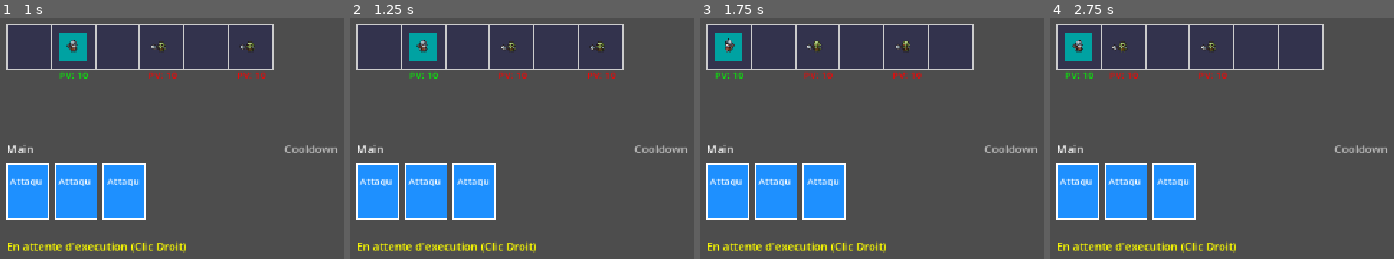
Above: before the commit, frames 1-4 (left to right).
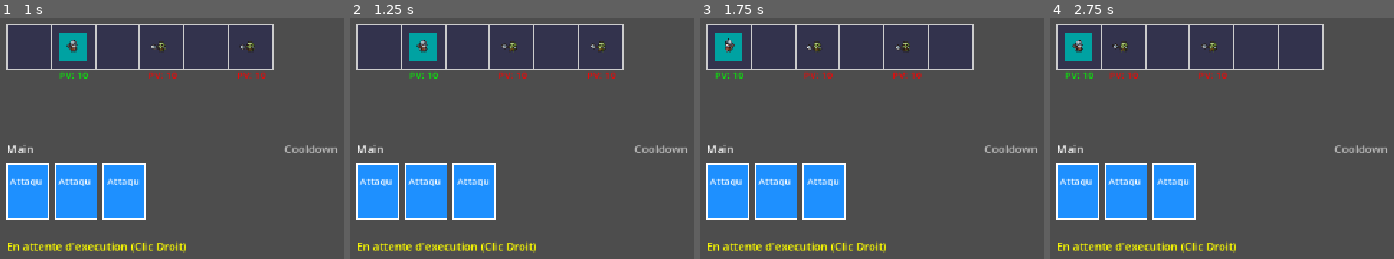
Above: after the commit, the same moments.

Repository: NiorsHaz/GMJ-Instase-2026
Game: Godot game, scene res://Scene/level_test.tscn
The game is run twice, just before and just after one commit, with the same random seed, the same clock (stepped at 60 frames per second) and the same inputs.
Inputs (mouse positions are in pixels of both pictures, inside the frame that each line leads up to):
- Up to frame 1 (1 s): tap Enter (ui_accept) at 0.5, 0.77 s; move the mouse to (outside the picture) at 0.52 s; hold Right (ui_right) from 0.53 s (still down); tap E at 0.6 s; click (outside the picture) at 0.67 s
- Up to frame 2 (1.25 s): keep holding Right (ui_right)
- Up to frame 3 (1.75 s): move the mouse to (875, 133) at 1.27 s; release Right (ui_right) at 1.28 s; hold Left (ui_left) from 1.28 s (still down); tap E at 1.35 s; tap Enter (ui_accept) at 1.52 s
- Up to frame 4 (2.75 s): tap Enter (ui_accept) at 2 s; move the mouse to (outside the picture) at 2.02 s; release Left (ui_left) at 2.03 s; hold Right (ui_right) from 2.03 s (still down); tap E at 2.1 s

Frame 1 is identical in both runs. In frame 2, 0.2% of the frame differs, in the area x 43-75%, y 9-14%; in frame 3, 0.1%; in frame 4, 0.2%.

Commit message:
add animation

Diff:
--- a/Resource/Data/Enemy/orc.tres
+++ b/Resource/Data/Enemy/orc.tres
@@ -1,7 +1,41 @@
 [gd_resource type="Resource" script_class="EnemyStats" format=3 uid="uid://bvy3sc4i7nepb"]
 
 [ext_resource type="Script" uid="uid://cn10uboxkse7u" path="res://Scripts/Classes/enemy_stats.gd" id="1_1hl1p"]
+[ext_resource type="Texture2D" uid="uid://dtmr08ggl6va8" path="res://Resource/Tiny RPG Character Asset Pack v1.03 -Free Soldier&Orc/Characters(100x100)/Orc/Orc/Orc-Death.png" id="1_fvh6v"]
 [ext_resource type="Texture2D" uid="uid://5s4qhutk68r0" path="res://Resource/Tiny RPG Character Asset Pack v1.03 -Free Soldier&Orc/Characters(100x100)/Orc/Orc/Orc-Idle.png" id="1_sgimr"]
+[ext_resource type="Texture2D" uid="uid://c3s3tsecabgb" path="res://Resource/Tiny RPG Character Asset Pack v1.03 -Free Soldier&Orc/Characters(100x100)/Orc/Orc/Orc-Hurt.png" id="2_f33eb"]
+
+[sub_resource type="AtlasTexture" id="AtlasTexture_35fn1"]
+atlas = ExtResource("1_fvh6v")
+region = Rect2(0, 0, 100, 100)
+
+[sub_resource type="AtlasTexture" id="AtlasTexture_t46el"]
+atlas = ExtResource("1_fvh6v")
+region = Rect2(100, 0, 100, 100)
+
+[sub_resource type="AtlasTexture" id="AtlasTexture_t7rla"]
+atlas = ExtResource("1_fvh6v")
+region = Rect2(200, 0, 100, 100)
+
+[sub_resource type="AtlasTexture" id="AtlasTexture_47qt1"]
+atlas = ExtResource("1_fvh6v")
+region = Rect2(300, 0, 100, 100)
+
+[sub_resource type="AtlasTexture" id="AtlasTexture_d5a1m"]
+atlas = ExtResource("2_f33eb")
+region = Rect2(0, 0, 100, 100)
+
+[sub_resource type="AtlasTexture" id="AtlasTexture_1x6dh"]
+atlas = ExtResource("2_f33eb")
+region = Rect2(100, 0, 100, 100)
+
+[sub_resource type="AtlasTexture" id="AtlasTexture_0khs0"]
+atlas = ExtResource("2_f33eb")
+region = Rect2(200, 0, 100, 100)
+
+[sub_resource type="AtlasTexture" id="AtlasTexture_0eofa"]
+atlas = ExtResource("2_f33eb")
+region = Rect2(300, 0, 100, 100)
 
 [sub_resource type="AtlasTexture" id="AtlasTexture_m4mka"]
 atlas = ExtResource("1_sgimr")
@@ -27,8 +61,46 @@
 atlas = ExtResource("1_sgimr")
 region = Rect2(500, 0, 100, 100)
 
+[sub_resource type="AtlasTexture" id="AtlasTexture_l55gn"]
+atlas = ExtResource("2_f33eb")
+region = Rect2(0, 0, 100, 100)
+
 [sub_resource type="SpriteFrames" id="SpriteFrames_r5p1p"]
 animations = [{
+"frames": [{
+"duration": 1.0,
+"texture": SubResource("AtlasTexture_35fn1")
+}, {
+"duration": 1.0,
+"texture": SubResource("AtlasTexture_t46el")
+}, {
+"duration": 1.0,
+"texture": SubResource("AtlasTexture_t7rla")
+}, {
+"duration": 1.0,
+"texture": SubResource("AtlasTexture_47qt1")
+}],
+"loop": 0,
+"name": &"die",
+"speed": 5.0
+}, {
+"frames": [{
+"duration": 1.0,
+"texture": SubResource("AtlasTexture_d5a1m")
+}, {
+"duration": 1.0,
+"texture": SubResource("AtlasTexture_1x6dh")
+}, {
+"duration": 1.0,
+"texture": SubResource("AtlasTexture_0khs0")
+}, {
+"duration": 1.0,
+"texture": SubResource("AtlasTexture_0eofa")
+}],
+"loop": 0,
+"name": &"hurt",
+"speed": 5.0
+}, {
 "frames": [{
 "duration": 1.0,
 "texture": SubResource("AtlasTexture_m4mka")
@@ -47,6 +119,9 @@
 }, {
 "duration": 1.0,
 "texture": SubResource("AtlasTexture_hfxvy")
+}, {
+"duration": 1.0,
+"texture": SubResource("AtlasTexture_l55gn")
 }],
 "loop": 1,
 "name": &"idle",
--- a/Scene/player.tscn
+++ b/Scene/player.tscn
@@ -1,35 +1,69 @@
 [gd_scene format=3 uid="uid://cl3hdih4wx46e"]
 
 [ext_resource type="Script" uid="uid://cafvnwp78flsk" path="res://Scripts/player.gd" id="1_kelma"]
+[ext_resource type="Texture2D" uid="uid://b55g6fxbo5jpq" path="res://Resource/Tiny RPG Character Asset Pack v1.03 -Free Soldier&Orc/Characters(100x100)/Soldier/Soldier/Soldier-Death.png" id="2_r6jsd"]
 [ext_resource type="Texture2D" uid="uid://daift5qhpm7tr" path="res://Resource/Tiny RPG Character Asset Pack v1.03 -Free Soldier&Orc/Characters(100x100)/Soldier/Soldier/Soldier-Idle.png" id="2_xa75v"]
 [ext_resource type="Script" uid="uid://b8tu4qv4l0ghw" path="res://Scripts/Classes/books_stats.gd" id="3_ivevv"]
+[ext_resource type="Texture2D" uid="uid://bmne5cj35ruge" path="res://Resource/Tiny RPG Character Asset Pack v1.03 -Free Soldier&Orc/Characters(100x100)/Soldier/Soldier/Soldier-Hurt.png" id="3_p6qlh"]
 [ext_resource type="Script" uid="uid://csq6n5mc7lp8u" path="res://Scripts/Classes/players_stats.gd" id="3_xa75v"]
 
 [sub_resource type="AtlasTexture" id="AtlasTexture_2sw5t"]
+atlas = ExtResource("2_r6jsd")
+region = Rect2(0, 0, 100, 100)
+
+[sub_resource type="AtlasTexture" id="AtlasTexture_ij4jb"]
+atlas = ExtResource("2_r6jsd")
+region = Rect2(100, 0, 100, 100)
+
+[sub_resource type="AtlasTexture" id="AtlasTexture_c68nv"]
+atlas = ExtResource("2_r6jsd")
+region = Rect2(200, 0, 100, 100)
+
+[sub_resource type="AtlasTexture" id="AtlasTexture_c31lq"]
+atlas = ExtResource("2_r6jsd")
+region = Rect2(300, 0, 100, 100)
+
+[sub_resource type="AtlasTexture" id="AtlasTexture_2dof7"]
+atlas = ExtResource("3_p6qlh")
+region = Rect2(0, 0, 100, 100)
+
+[sub_resource type="AtlasTexture" id="AtlasTexture_4ao7i"]
+atlas = ExtResource("3_p6qlh")
+region = Rect2(100, 0, 100, 100)
+
+[sub_resource type="AtlasTexture" id="AtlasTexture_1sypm"]
+atlas = ExtResource("3_p6qlh")
+region = Rect2(200, 0, 100, 100)
+
+[sub_resource type="AtlasTexture" id="AtlasTexture_fn0wv"]
+atlas = ExtResource("3_p6qlh")
+region = Rect2(300, 0, 100, 100)
+
+[sub_resource type="AtlasTexture" id="AtlasTexture_eqmt2"]
 atlas = ExtResource("2_xa75v")
 region = Rect2(0, 0, 100, 100)
 
-[sub_resource type="AtlasTexture" id="AtlasTexture_ij4jb"]
+[sub_resource type="AtlasTexture" id="AtlasTexture_c40dt"]
 atlas = ExtResource("2_xa75v")
 region = Rect2(100, 0, 100, 100)
 
-[sub_resource type="AtlasTexture" id="AtlasTexture_c68nv"]
+[sub_resource type="AtlasTexture" id="AtlasTexture_lgjog"]
 atlas = ExtResource("2_xa75v")
 region = Rect2(200, 0, 100, 100)
 
-[sub_resource type="AtlasTexture" id="AtlasTexture_c31lq"]
+[sub_resource type="AtlasTexture" id="AtlasTexture_lhccw"]
 atlas = ExtResource("2_xa75v")
 region = Rect2(300, 0, 100, 100)
 
-[sub_resource type="AtlasTexture" id="AtlasTexture_2dof7"]
+[sub_resource type="AtlasTexture" id="AtlasTexture_7d6xm"]
 atlas = ExtResource("2_xa75v")
 region = Rect2(400, 0, 100, 100)
 
-[sub_resource type="AtlasTexture" id="AtlasTexture_4ao7i"]
+[sub_resource type="AtlasTexture" id="AtlasTexture_2sr8w"]
 atlas = ExtResource("2_xa75v")
 region = Rect2(500, 0, 100, 100)
 
-[sub_resource type="SpriteFrames" id="SpriteFrames_g6506"]
+[sub_resource type="SpriteFrames" id="SpriteFrames_r6jsd"]
 animations = [{
 "frames": [{
 "duration": 1.0,
@@ -43,12 +77,46 @@
 }, {
 "duration": 1.0,
 "texture": SubResource("AtlasTexture_c31lq")
+}],
+"loop": 0,
+"name": &"die",
+"speed": 5.0
 }, {
+"frames": [{
 "duration": 1.0,
 "texture": SubResource("AtlasTexture_2dof7")
 }, {
 "duration": 1.0,
 "texture": SubResource("AtlasTexture_4ao7i")
+}, {
+"duration": 1.0,
+"texture": SubResource("AtlasTexture_1sypm")
+}, {
+"duration": 1.0,
+"texture": SubResource("AtlasTexture_fn0wv")
+}],
+"loop": 0,
+"name": &"hurt",
+"speed": 5.0
+}, {
+"frames": [{
+"duration": 1.0,
+"texture": SubResource("AtlasTexture_eqmt2")
+}, {
+"duration": 1.0,
+"texture": SubResource("AtlasTexture_c40dt")
+}, {
+"duration": 1.0,
+"texture": SubResource("AtlasTexture_lgjog")
+}, {
+"duration": 1.0,
+"texture": SubResource("AtlasTexture_lhccw")
+}, {
+"duration": 1.0,
+"texture": SubResource("AtlasTexture_7d6xm")
+}, {
+"duration": 1.0,
+"texture": SubResource("AtlasTexture_2sr8w")
 }],
 "loop": 1,
 "name": &"idle",
@@ -61,7 +129,7 @@
 
 [sub_resource type="Resource" id="Resource_q1uoi"]
 script = ExtResource("3_xa75v")
-animations = SubResource("SpriteFrames_g6506")
+animations = SubResource("SpriteFrames_r6jsd")
 book = SubResource("Resource_xa75v")
 metadata/_custom_type_script = "uid://csq6n5mc7lp8u"
 
--- a/Scripts/enemy.gd
+++ b/Scripts/enemy.gd
@@ -96,12 +96,24 @@
 func take_damage(amount: int) -> void:
 	if health <= 0:
 		return
+
 	health -= amount
+
 	if health < 0:
 		health = 0
+
 	print(stats.name, " HP: ", health, "/", stats.hp)
+
 	if health <= 0:
 		die()
+		return
+
+	if animation.sprite_frames.has_animation("hurt"):
+		animation.play("hurt")
+		await animation.animation_finished
+
+	if health > 0 and animation.sprite_frames.has_animation("idle"):
+		animation.play("idle")
 
 func can_attack_player(player_cell_index: int) -> bool:
 	var distance = player_cell_index - current_cell_index
--- a/Scripts/player.gd
+++ b/Scripts/player.gd
@@ -32,10 +32,26 @@
 	current_cell_index = new_index
 	global_position = target_position
 
+
 func take_damage(amount: int) -> void:
 	health -= amount
+
 	if health < 0:
 		health = 0
+
 	print("Player HP: ", health)
+
 	if health <= 0:
 		print("Player defeated!")
+		return
+
+	if animation == null or animation.sprite_frames == null:
+		return
+
+	if animation.sprite_frames.has_animation("hurt"):
+		animation.play("hurt")
+		await animation.animation_finished
+
+	if is_instance_valid(animation) and health > 0:
+		if animation.sprite_frames.has_animation("idle"):
+			animation.play("idle")
